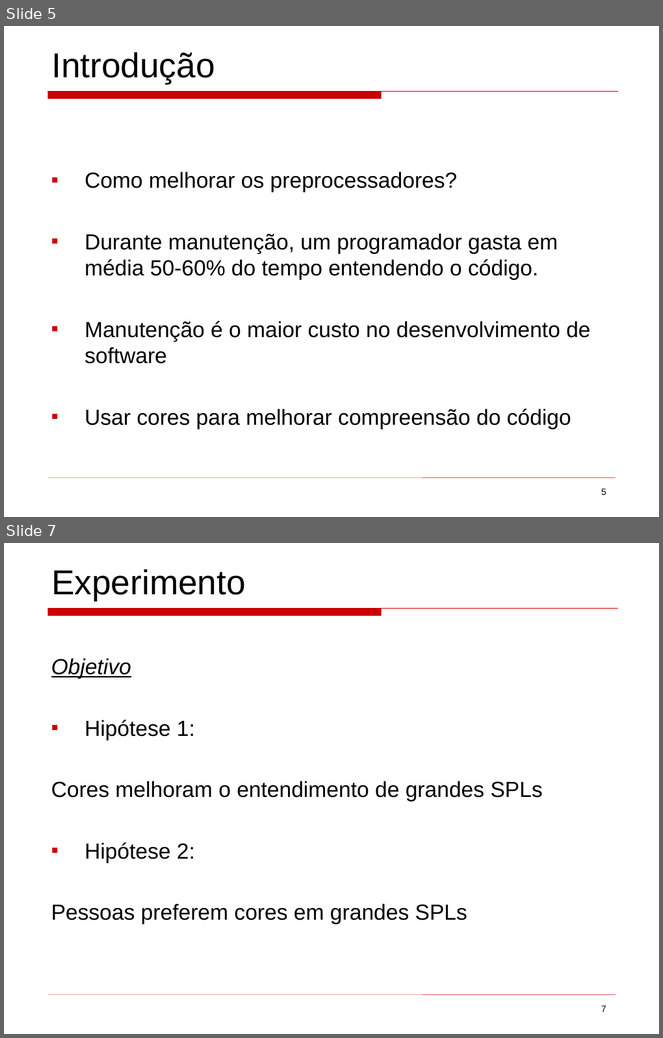
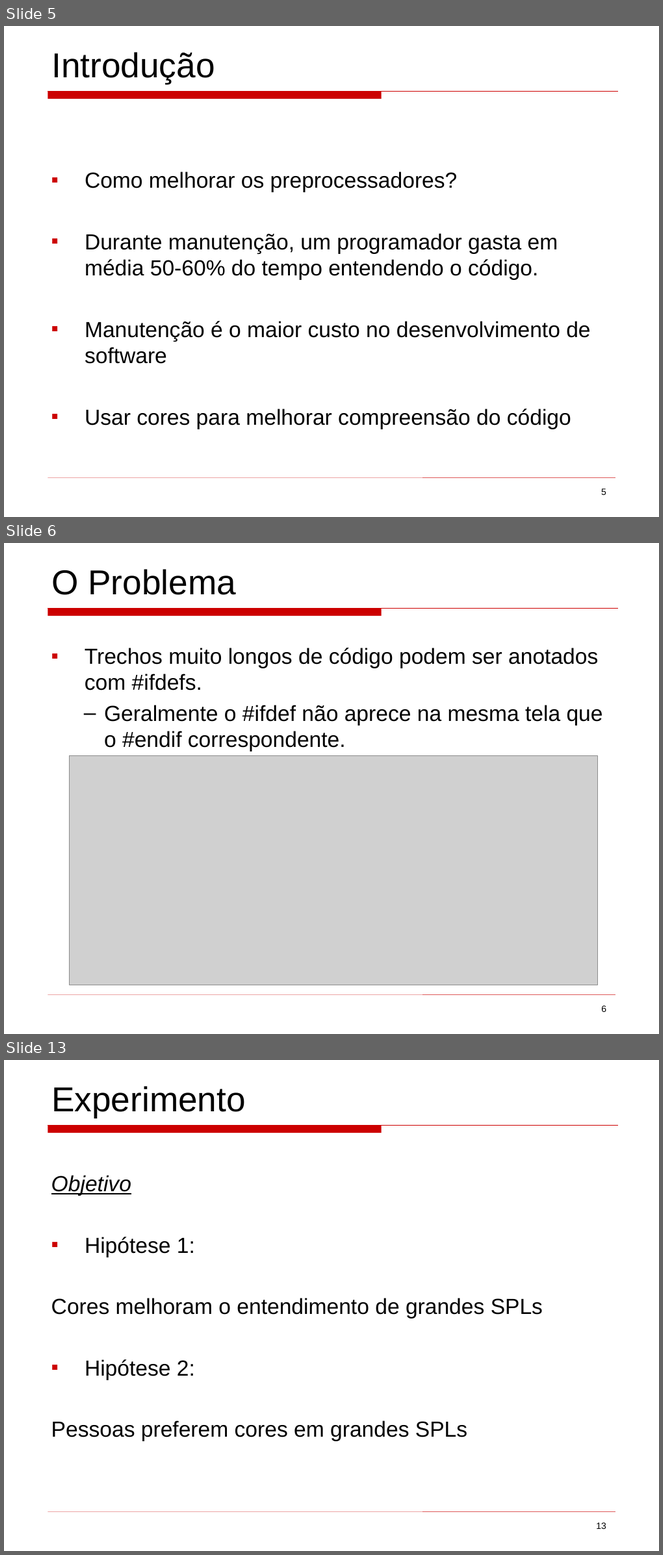
Before and after one commit to mateus51/TPs, a slide deck: ArqSoft/Seminários/background_colors_program_comprehension.ppt. Shown one above the other, each under a label of ours: slides 5 and 7 before the commit, slides 5, 6 and 13 after it; the slides between them are not shown. The pictures are 663x1038 and 663x1555 pixels, drawn with LibreOffice and Linux fonts; fonts in the diff are those of the drawing; grey boxes stand for pictures. Boxes give left, top, right and bottom in pixels: in the first picture for what was removed or moved away, otherwise in the second. Text is boxed around its words. In the diff, an @@ line names an element or a change of style, - is before the commit and + after.

```diff
--- a/ArqSoft/Seminários/background_colors_program_comprehension.ppt
+++ b/ArqSoft/Seminários/background_colors_program_comprehension.ppt
@@ slide 6 added at [4, 543, 659, 1034], background #FFFFFF; not listed: 2 template elements that a slide beside it also shows @@
@@ text added at [51, 569, 236, 595], 38 pt, text #000000 @@
+O Problema
@@ text added at [85, 648, 603, 752], 24 pt, text #000000 @@
+▪ Trechos muito longos de código podem ser anotados com #ifdefs.
+  – Geralmente o #ifdef não aprece na mesma tela que o #endif correspondente.
@@ picture added at [70, 756, 597, 985] @@
@@ page number added at [601, 1006, 607, 1012], 10 pt, text #000000 @@
+6
@@ what was slide 7 is now slide 13 @@
@@ page number at [596, 1523, 607, 1529]: text changed @@
-7
+13
```
Also in this commit, not shown: 2 slides changed, 7 other slides added, 26 slides removed.
